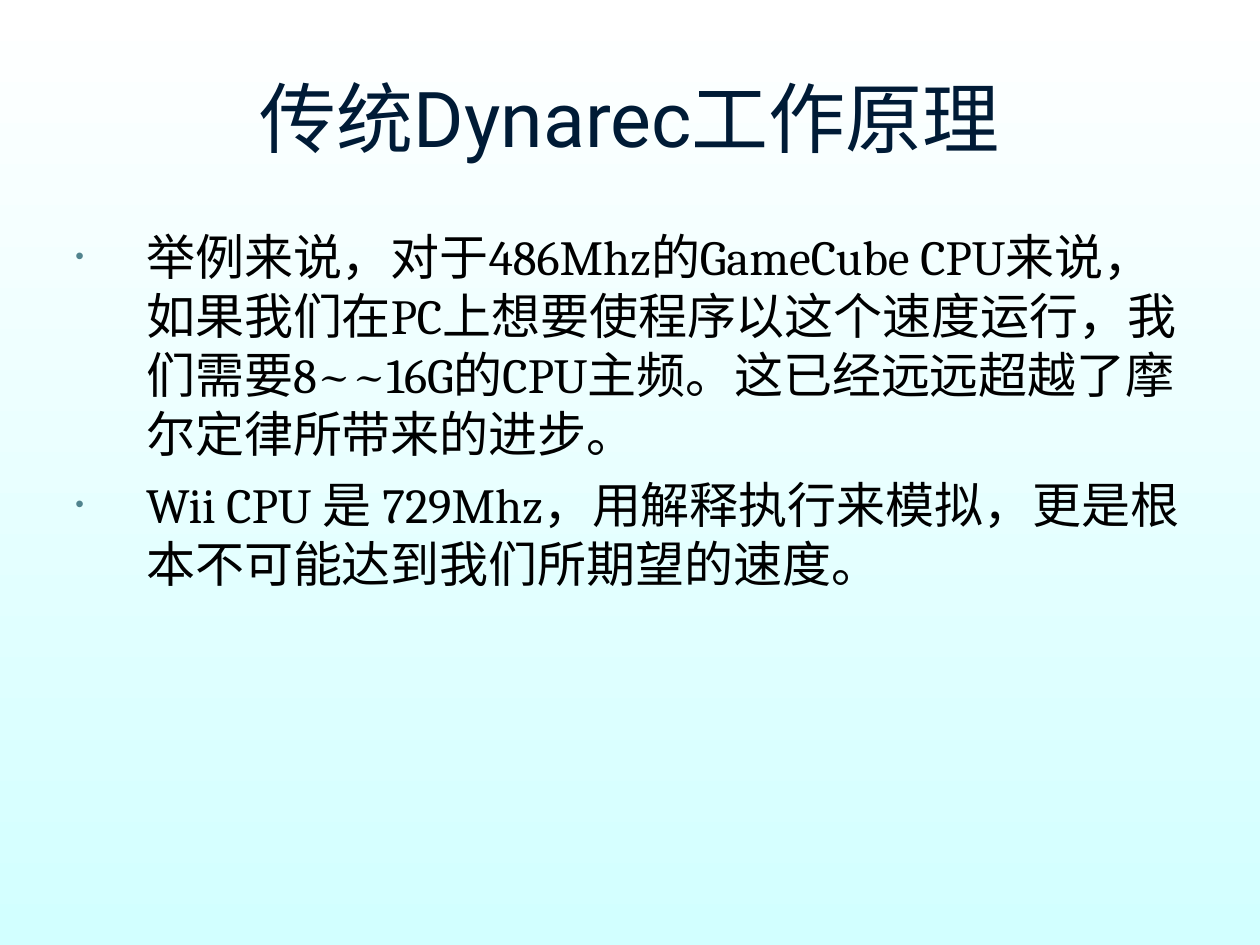
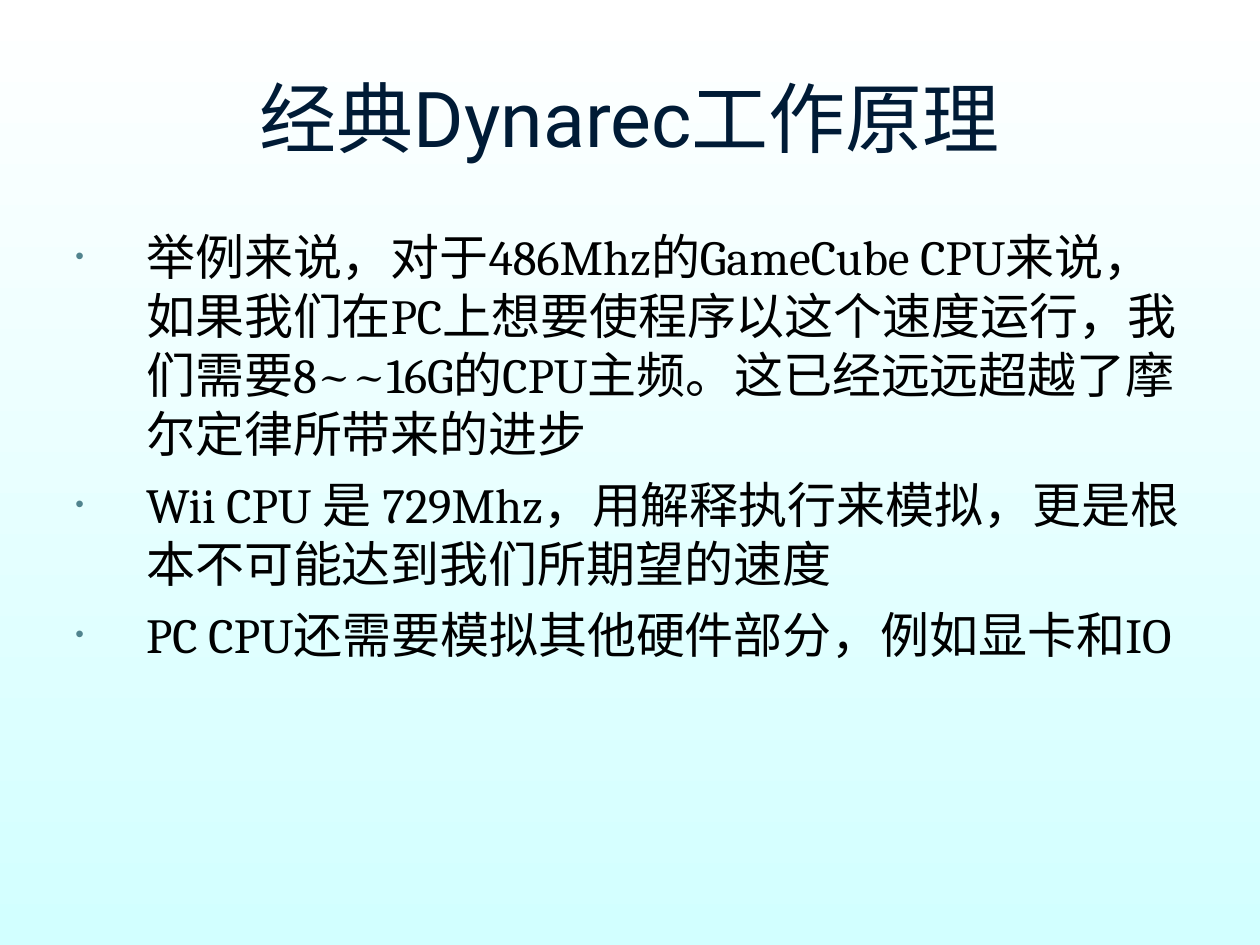
Before and after one commit to hyperiris/openhyper, a slide deck: slide 16 of dynarec_ppt/dynarec.ppt (slide 15 before the commit). Drawn at 1260x945 pixels with LibreOffice and Linux fonts; fonts in the diff are those of the drawing; background and template pictures are left out. Boxes give left, top, right and bottom in pixels: in the first picture for what was removed or moved away, otherwise in the second. Text is boxed around its words. In the diff, an @@ line names an element or a change of style, - is before the commit and + after.

```diff
--- a/dynarec_ppt/dynarec.ppt
+++ b/dynarec_ppt/dynarec.ppt
@@ title at (260, 82, 1000, 164): text changed @@
-传统Dynarec工作原理
+经典Dynarec工作原理
@@ text at (146, 233, 1179, 658): text changed @@
-  • 举例来说，对于486Mhz的GameCube CPU来说，如果我们在PC上想要使程序以这个速度运行，我们需要8~~16G的CPU主频。这已经远远超越了摩尔定律所带来的进步。
-  • Wii CPU 是 729Mhz，用解释执行来模拟，更是根本不可能达到我们所期望的速度。
+  • 举例来说，对于486Mhz的GameCube CPU来说，如果我们在PC上想要使程序以这个速度运行，我们需要8~~16G的CPU主频。这已经远远超越了摩尔定律所带来的进步
+  • Wii CPU 是 729Mhz，用解释执行来模拟，更是根本不可能达到我们所期望的速度
+  • PC CPU还需要模拟其他硬件部分，例如显卡和IO
```
Also in this commit, not shown: 5 other slides changed, 8 slides added, 7 slides removed.
